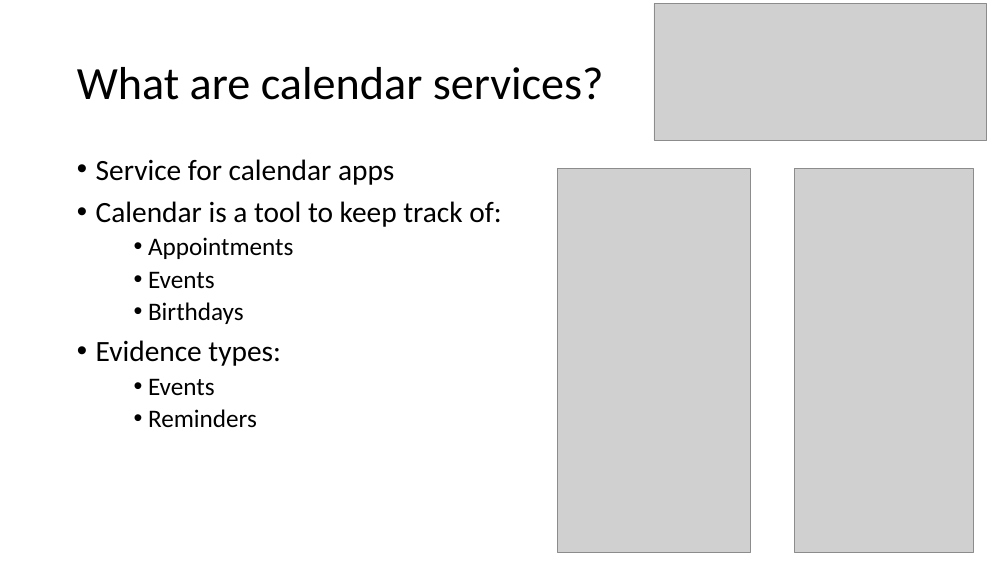
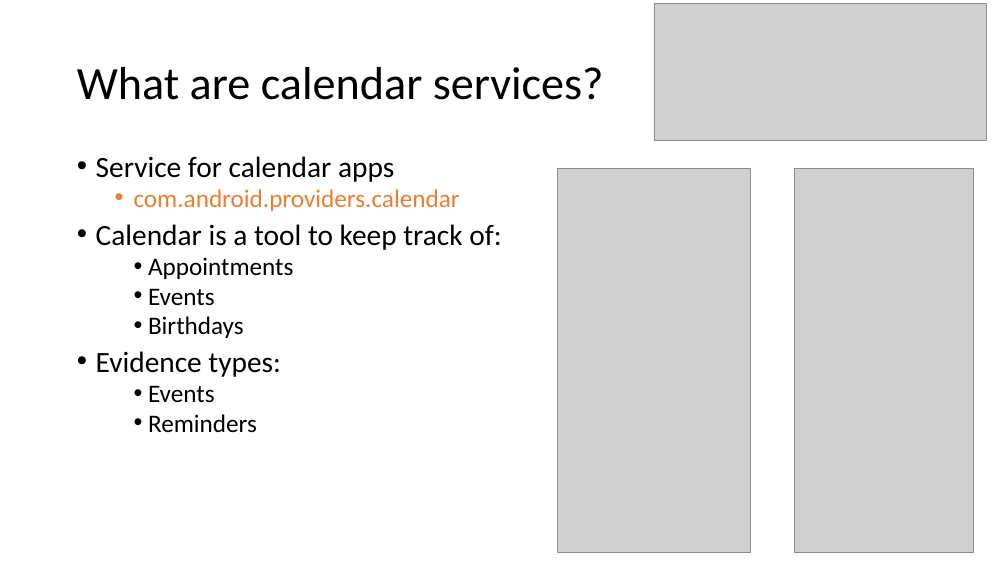
Before and after one commit to frankwxu/digital-forensics-lab, a slide deck: slide 3 of Android10/5_1_3_AOSP_App_Investigations_Calendar.pptx (slide 2 before the commit). Drawn at 1008x567 pixels with LibreOffice and Linux fonts; fonts in the diff are those of the drawing; grey boxes stand for pictures; background and template pictures are left out. Boxes give left, top, right and bottom in pixels: in the first picture for what was removed or moved away, otherwise in the second. Text is boxed around its words. In the diff, an @@ line names an element or a change of style, - is before the commit and + after.

Commit message:
revise Android 10 3rd party app investigation

```diff
--- a/Android10/5_1_3_AOSP_App_Investigations_Calendar.pptx
+++ b/Android10/5_1_3_AOSP_App_Investigations_Calendar.pptx
@@ text at bbox=[96, 156, 501, 433]: line spacing 0.9 to 0.8 @@
@@ text at bbox=[134, 189, 460, 211]: paragraph added @@
+  • com.android.providers.calendar
```
Also in this commit, not shown: 4 other slides changed, 4 slides added, 3 slides removed.
